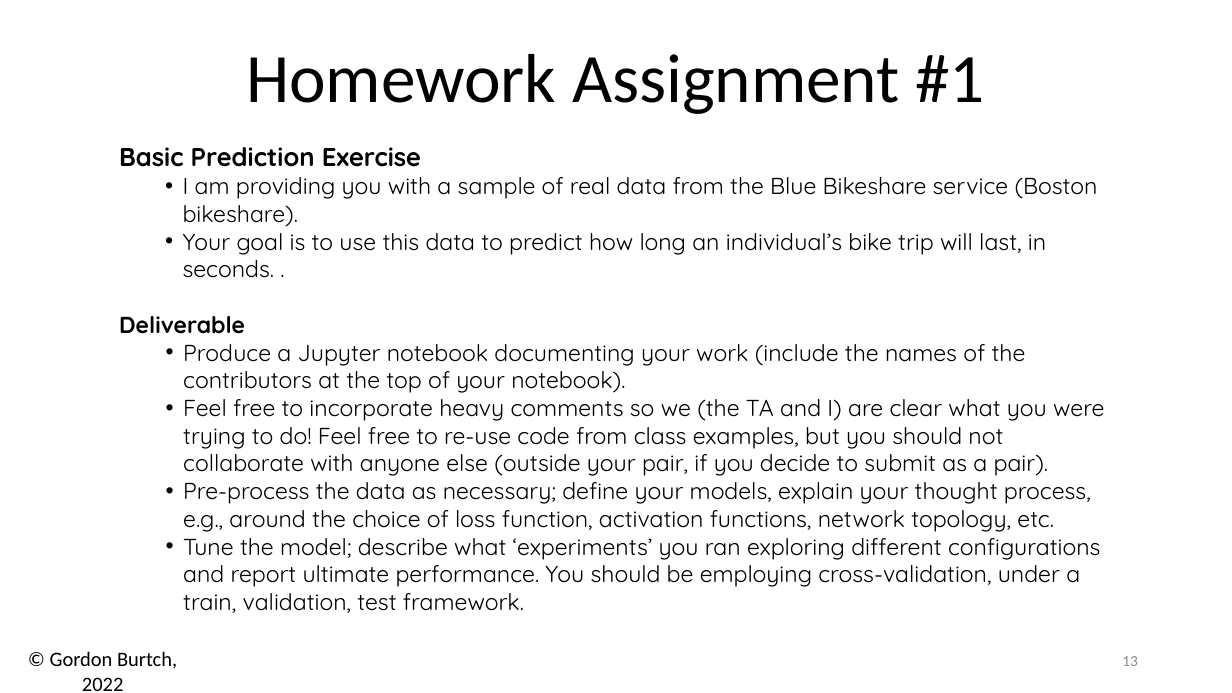
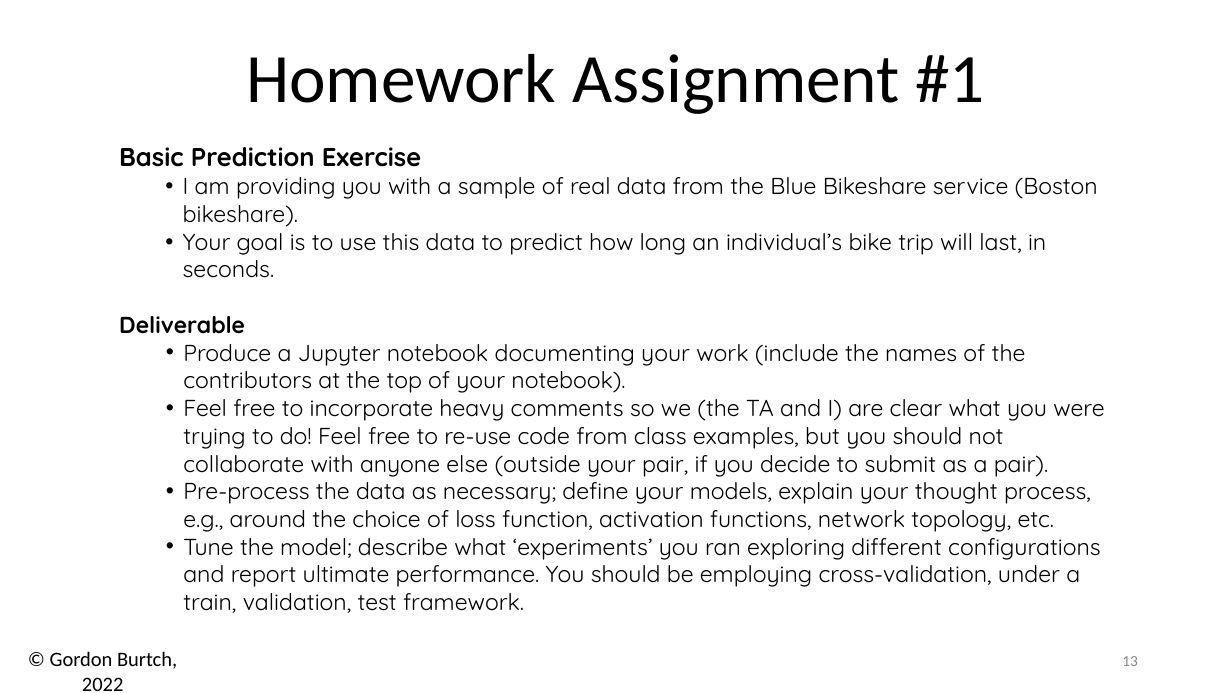
Before and after one commit to ymei9/BA865-2022, a slide deck: slide 13 of Week 3/03 - Model Fitting.pptx. Drawn at 1232x693 pixels with LibreOffice and Linux fonts; fonts in the diff are those of the drawing. Boxes give left, top, right and bottom in pixels: in the first picture for what was removed or moved away, otherwise in the second. Text is boxed around its words. In the diff, an @@ line names an element or a change of style, - is before the commit and + after.

```diff
--- a/Week 3/03 - Model Fitting.pptx
+++ b/Week 3/03 - Model Fitting.pptx
@@ text at bbox=[183, 233, 1046, 278]: text changed @@
-  • Your goal is to use this data to predict how long an individual’s bike trip will last, in seconds. .
+  • Your goal is to use this data to predict how long an individual’s bike trip will last, in seconds.
```
Also in this commit, not shown: 4 other slides changed, 5 other files.
